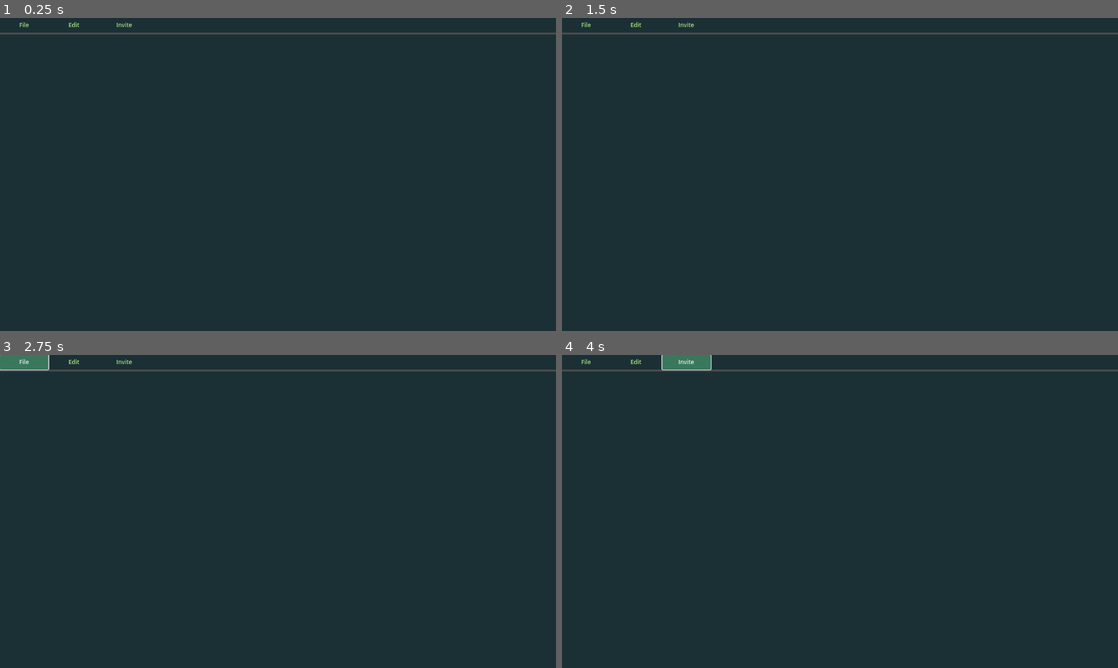
Above: before the commit, frames 1-4 (two rows, left to right).
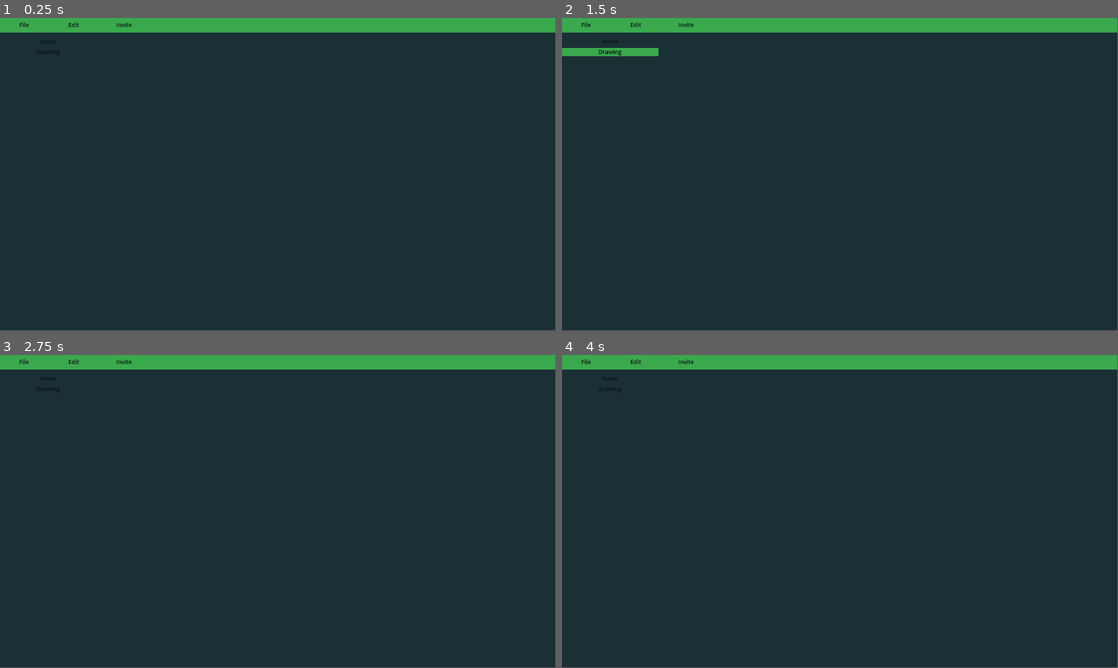
Above: after the commit, the same moments.

Repository: EthelynHaze/CollabDrawing
Game: Godot game, scene res://scenes/main_scene.tscn
Same seed, same stepped clock (60 frames per second), same inputs: the game is played once before the commit and once after it.
Inputs (mouse positions are in pixels of both pictures, inside the frame that each line leads up to):
- Up to frame 1 (0.25 s): no input
- Up to frame 2 (1.5 s): click (612, 39) at 0.5 s, where only the run after the commit has a clickable "Home"; click (612, 52) at 1.25 s, where only the run after the commit has a clickable "Drawing"
- Up to frame 3 (2.75 s): click "File" at 2 s
- Up to frame 4 (4 s): click "Edit" at 2.75 s; click "Invite" at 3.5 s
In our replay, the window is 800x450 before the commit and 799x449 after it. These sizes can differ from the game's own. Grey fills any space a smaller window leaves; there, only what the larger window draws over its background counts as a difference.

The runs differ from the first frame. In frame 1, 5.3% of the frame differs, in the area x 0-100%, y 0-12%; in frame 2, 5.8%, in the area x 0-100%, y 0-13%; in frame 3, 5.3%; in frame 4, 5.3%.

Commit message:
update: update home scene

Diff:
--- a/project.godot
+++ b/project.godot
@@ -13,8 +13,3 @@
 config/name="CollabDraw"
 run/main_scene="uid://cyc261ryci8h6"
 config/features=PackedStringArray("4.4", "Forward Plus")
-
-[display]
-
-window/stretch/mode="viewport"
-window/stretch/aspect="expand"
--- a/scenes/main_scene.tscn
+++ b/scenes/main_scene.tscn
@@ -18,3 +18,4 @@
 anchor_bottom = 1.0
 grow_horizontal = 2
 grow_vertical = 2
+theme_override_constants/separation = 0
--- a/scenes/scene_scripts/main_scene_script.gd
+++ b/scenes/scene_scripts/main_scene_script.gd
@@ -6,7 +6,7 @@
 func _ready() -> void:
 	var tool_bar_scene = tool_bar_scene_load.instantiate()
 	var body_scene = body_scene_load.instantiate()
+	# var separator = VSeparator.new()
 	vbox_container.add_child(tool_bar_scene)
-	print("Load toolbar scene")
+	# vbox_container.add_child(separator)
 	vbox_container.add_child(body_scene)
-	print("Load body scene")
--- a/scenes/sub_scenes/body_scene.tscn
+++ b/scenes/sub_scenes/body_scene.tscn
@@ -19,3 +19,25 @@
 anchor_bottom = 1.0
 grow_horizontal = 2
 grow_vertical = 2
+size_flags_vertical = 3
+
+[node name="MarginContainer" type="MarginContainer" parent="PanelContainer"]
+custom_minimum_size = Vector2(200, 0)
+layout_mode = 2
+size_flags_horizontal = 0
+theme_override_constants/margin_top = 10
+theme_override_constants/margin_bottom = 10
+
+[node name="VBoxContainer" type="VBoxContainer" parent="PanelContainer/MarginContainer"]
+layout_mode = 2
+theme = ExtResource("1_axg3x")
+theme_type_variation = &"SideBarButton"
+theme_override_constants/separation = 5
+
+[node name="Button" type="Button" parent="PanelContainer/MarginContainer/VBoxContainer"]
+layout_mode = 2
+text = "Home"
+
+[node name="Button2" type="Button" parent="PanelContainer/MarginContainer/VBoxContainer"]
+layout_mode = 2
+text = "Drawing"
--- a/scenes/sub_scenes/tool_bar_scene.tscn
+++ b/scenes/sub_scenes/tool_bar_scene.tscn
@@ -1,6 +1,9 @@
-[gd_scene load_steps=2 format=3 uid="uid://canukskl2ssp2"]
+[gd_scene load_steps=3 format=3 uid="uid://canukskl2ssp2"]
 
 [ext_resource type="Theme" uid="uid://b7cewilhr4vg7" path="res://resources/themes/default.theme" id="1_ku15c"]
+
+[sub_resource type="StyleBoxFlat" id="StyleBoxFlat_ku15c"]
+bg_color = Color(0.227451, 0.662745, 0.301961, 1)
 
 [node name="ToolBarScene" type="Control"]
 custom_minimum_size = Vector2(0, 30)
@@ -17,6 +20,7 @@
 anchor_bottom = 1.0
 grow_horizontal = 2
 grow_vertical = 2
+theme_override_styles/panel = SubResource("StyleBoxFlat_ku15c")
 
 [node name="MenuBar" type="HBoxContainer" parent="PanelContainer"]
 layout_mode = 2
Binary file changed: resources/themes/default.theme
